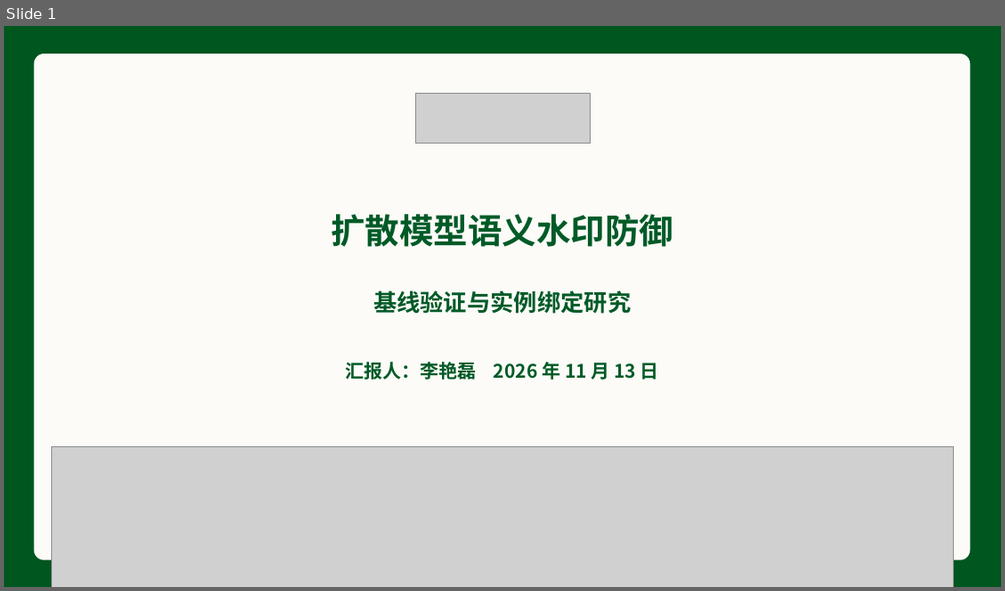
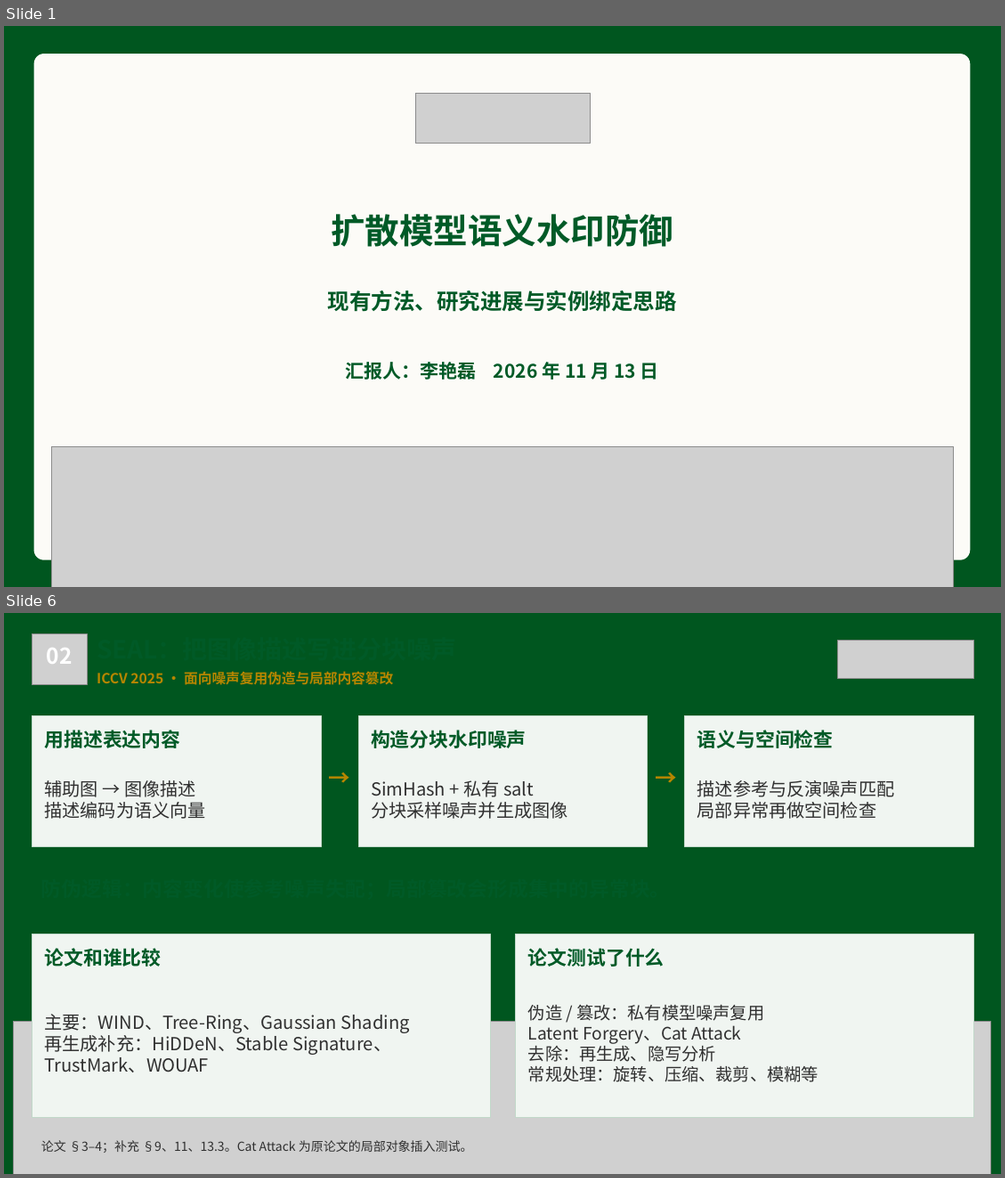
Before and after one commit to lylei5/watermark2, a slide deck: presentations/defense_briefing_20261113/output/语义水印防御研究汇报_中山大学_20261113.pptx. Shown one above the other, each under a label of ours: slide 1 before the commit, slides 1 and 6 after it; the slides between them are not shown. The pictures are 1005x591 and 1005x1178 pixels, drawn with LibreOffice and Linux fonts; fonts in the diff are those of the drawing; grey boxes stand for pictures; background and template pictures are left out. Boxes give left, top, right and bottom in pixels: in the first picture for what was removed or moved away, otherwise in the second. Text is boxed around its words. In the diff, an @@ line names an element or a change of style, - is before the commit and + after.

```diff
--- a/presentations/defense_briefing_20261113/output/语义水印防御研究汇报_中山大学_20261113.pptx
+++ b/presentations/defense_briefing_20261113/output/语义水印防御研究汇报_中山大学_20261113.pptx
@@ slide 6 added at (x1=4, y1=613, x2=1001, y2=1174), background gradient #00561F @@
@@ picture added at (x1=32, y1=634, x2=87, y2=685) @@
@@ text added at (x1=47, y1=648, x2=73, y2=664), 21 pt, text #FFFFFF, bold @@
+02
@@ picture added at (x1=838, y1=640, x2=974, y2=679) @@
@@ text added at (x1=97, y1=671, x2=393, y2=685), 13.5 pt, text #B78600, bold @@
+ICCV 2025 · 面向噪声复用伪造与局部内容篡改
@@ rectangle added at (x1=32, y1=716, x2=321, y2=847), fill #F0F5F1, outline #C1D8C9 0.75 pt @@
@@ rectangle added at (x1=358, y1=716, x2=647, y2=847), fill #F0F5F1, outline #C1D8C9 0.75 pt @@
@@ rectangle added at (x1=685, y1=716, x2=973, y2=847), fill #F0F5F1, outline #C1D8C9 0.75 pt @@
@@ text added at (x1=45, y1=730, x2=181, y2=748), 18.8 pt, text #005A27, bold @@
+用描述表达内容
@@ text added at (x1=371, y1=730, x2=526, y2=748), 18.8 pt, text #005A27, bold @@
+构造分块水印噪声
@@ text added at (x1=697, y1=730, x2=833, y2=748), 18.8 pt, text #005A27, bold @@
+语义与空间检查
@@ text added at (x1=325, y1=761, x2=354, y2=794), 21 pt, text #B78600, bold @@
+→
@@ text added at (x1=652, y1=761, x2=680, y2=794), 21 pt, text #B78600, bold @@
+→
@@ text added at (x1=45, y1=780, x2=206, y2=819), 17.2 pt, text #303030 @@
+辅助图 → 图像描述
+描述编码为语义向量
@@ text added at (x1=371, y1=780, x2=568, y2=819), 17.2 pt, text #303030 @@
+SimHash + 私有 salt
+分块采样噪声并生成图像
@@ text added at (x1=697, y1=780, x2=895, y2=819), 17.2 pt, text #303030 @@
+描述参考与反演噪声匹配
+局部异常再做空间检查
@@ rectangle added at (x1=32, y1=933, x2=490, y2=1117), fill #F0F5F1, outline #C1D8C9 0.75 pt @@
@@ text added at (x1=45, y1=948, x2=162, y2=966), 18.8 pt, text #005A27, bold @@
+论文和谁比较
@@ rectangle added at (x1=516, y1=933, x2=973, y2=1117), fill #F0F5F1, outline #C1D8C9 0.75 pt @@
@@ text added at (x1=528, y1=948, x2=664, y2=966), 18.8 pt, text #005A27, bold @@
+论文测试了什么
@@ text added at (x1=528, y1=1005, x2=818, y2=1082), 16.5 pt, text #303030 @@
+伪造 / 篡改：私有模型噪声复用
+Latent Forgery、Cat Attack
+去除：再生成、隐写分析
+常规处理：旋转、压缩、裁剪、模糊等
@@ picture added at (x1=14, y1=1022, x2=991, y2=1174) @@
@@ text added at (x1=45, y1=1013, x2=410, y2=1072), 17.2 pt, text #303030 @@
+主要：WIND、Tree-Ring、Gaussian Shading
+再生成补充：HiDDeN、Stable Signature、
+TrustMark、WOUAF
@@ text added at (x1=41, y1=1140, x2=473, y2=1152), 12 pt, text #303030 @@
+论文 §3–4；补充 §9、11、13.3。Cat Attack 为原论文的局部对象插入测试。
@@ slide 1 changed as well @@
@@ text at (x1=328, y1=290, x2=677, y2=312): text changed; size 22.5 to 21 pt @@
-基线验证与实例绑定研究
+现有方法、研究进展与实例绑定思路
```
Also in this commit, not shown: 2 other slides changed, 6 other slides added, 7 slides removed, 7 other files.
